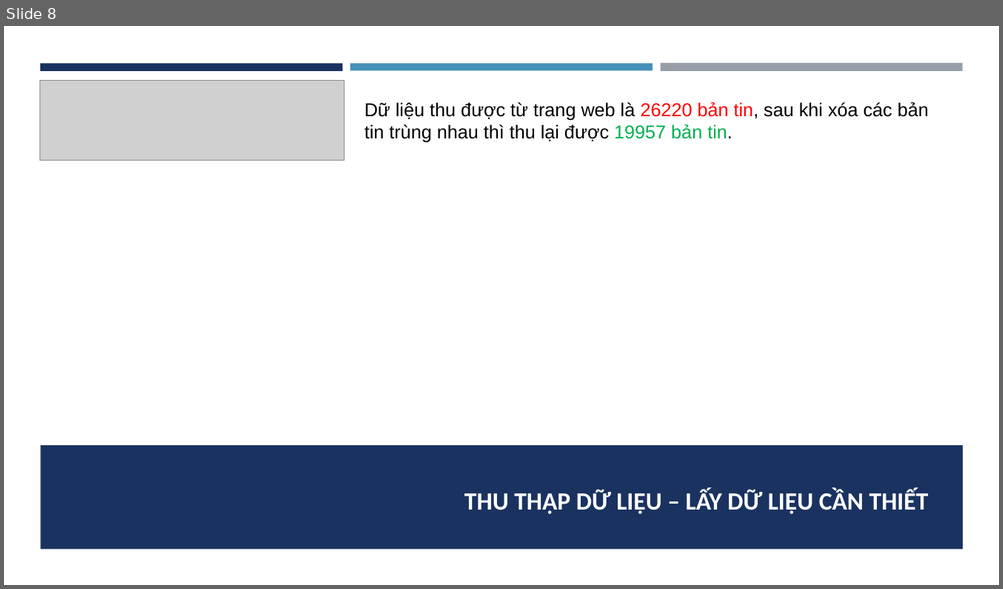
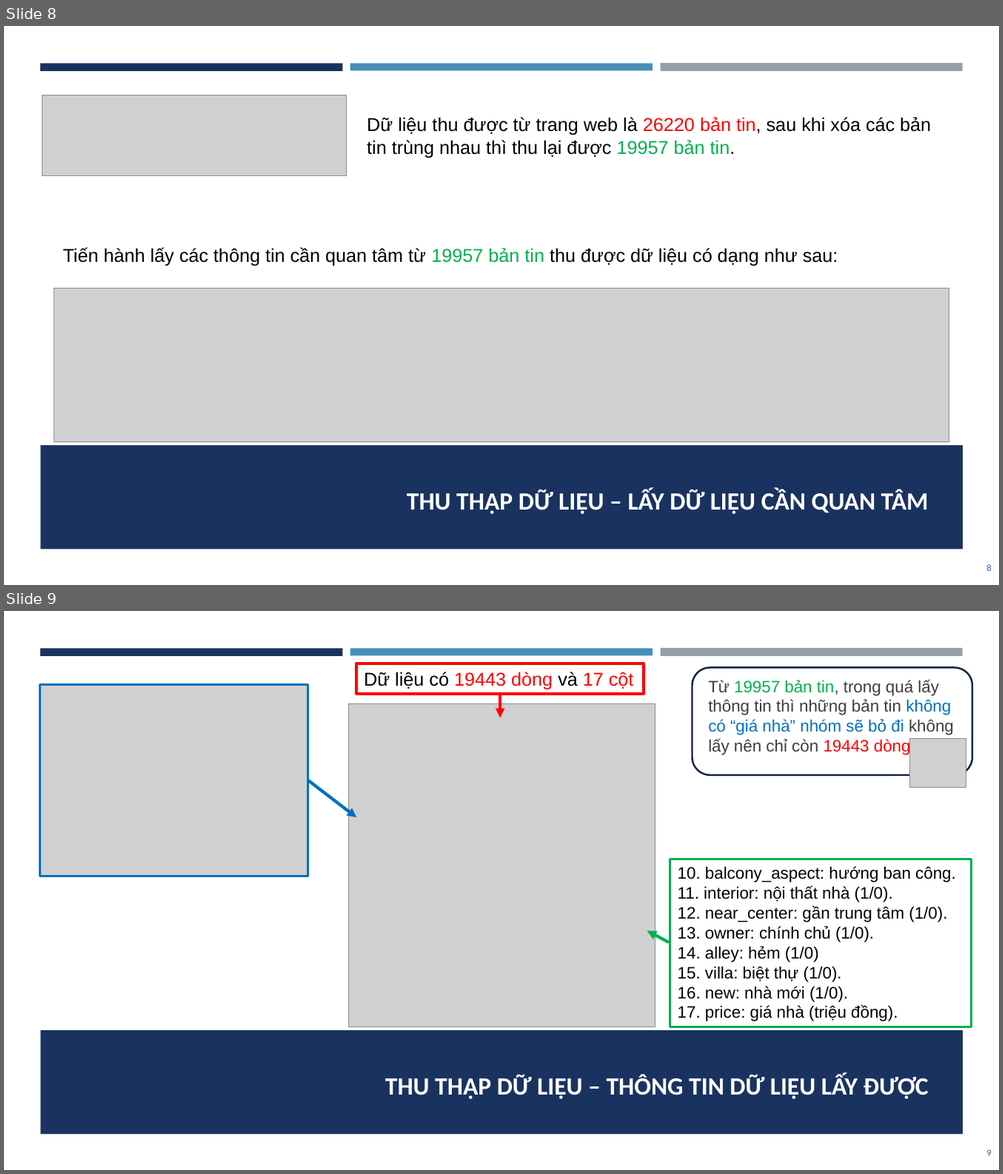
Before and after one commit to dpnam/DS-Final-Project, a slide deck: report-slide/BaoCaoLan01_DS.pptx. Shown one above the other, each under a label of ours: slide 8 before the commit, slides 8 and 9 after it. The pictures are 1003x589 and 1003x1174 pixels, drawn with LibreOffice and Linux fonts; fonts in the diff are those of the drawing; grey boxes stand for pictures. Boxes give left, top, right and bottom in pixels: in the first picture for what was removed or moved away, otherwise in the second. Text is boxed around its words. In the diff, an @@ line names an element or a change of style, - is before the commit and + after.

```diff
--- a/report-slide/BaoCaoLan01_DS.pptx
+++ b/report-slide/BaoCaoLan01_DS.pptx
@@ slide 9 added at <box>4,611,999,1170</box>, background #FFFFFF; not listed: 4 template elements that a slide beside it also shows @@
@@ rectangle added at <box>356,664,643,694</box>, outline #FF0000 3 pt, 18 pt, text #FF0000 @@
+Dữ liệu có 19443 dòng và 17 cột
@@ rounded rectangle added at <box>692,668,972,775</box>, outline #132547 1.75 pt @@
@@ picture added at <box>40,685,308,877</box> @@
@@ arrow added from (500, 694) to (500, 718), #FF0000 3 pt @@
@@ text added at <box>708,680,953,755</box>, 16 pt, text #3D3D3D @@
+Từ 19957 bản tin, trong quá lấy thông tin thì những bản tin không có “giá nhà” nhóm sẽ bỏ đi không lấy nên chỉ còn 19443 dòng.
@@ picture added at <box>349,704,655,1028</box> @@
@@ picture added at <box>910,738,967,788</box> @@
@@ arrow added from (308, 780) to (356, 817), #0070C0 3 pt @@
@@ rectangle added at <box>670,860,971,1028</box>, outline #00B050 2.25 pt, 16 pt, text #000000 @@
+10. balcony_aspect: hướng ban công.
+11. interior: nội thất nhà (1/0).
+12. near_center: gần trung tâm (1/0).
+13. owner: chính chủ (1/0).
+14. alley: hẻm (1/0)
+15. villa: biệt thự (1/0).
+16. new: nhà mới (1/0).
+17. price: giá nhà (triệu đồng).
@@ arrow added from (668, 943) to (647, 931), #00B050 3 pt @@
@@ title added at <box>385,1075,928,1099</box>, 24 pt, text #FFFFFF, bold @@
+THU THẬP DỮ LIỆU – THÔNG TIN DỮ LIỆU LẤY ĐƯỢC
@@ page number added at <box>986,1150,990,1156</box>, 9 pt, text #2F5AAC @@
+9
@@ slide 8 changed as well @@
@@ picture: place and size @@
-picture at <box>40,81,344,161</box>
+picture at <box>42,96,347,176</box>
@@ text "Dữ liệu thu được từ ...": place and size @@
-text "Dữ liệu thu được từ ..." at <box>364,102,928,143</box>
+text "Dữ liệu thu được từ ..." at <box>367,117,930,158</box>
@@ text added at <box>63,247,838,266</box>, 18 pt, text #000000 @@
+Tiến hành lấy các thông tin cần quan tâm từ 19957 bản tin thu được dữ liệu có dạng như sau:
@@ picture added at <box>54,289,948,443</box> @@
@@ title at <box>407,490,928,514</box>: text changed @@
-THU THẬP DỮ LIỆU – LẤY DỮ LIỆU CẦN THIẾT
+THU THẬP DỮ LIỆU – LẤY DỮ LIỆU CẦN QUAN TÂM
@@ page number added at <box>986,565,990,571</box>, 9 pt, text #2F5AAC @@
+8
```
Also in this commit, not shown: 8 other slides changed, 1 other slide added, 2 other files.
